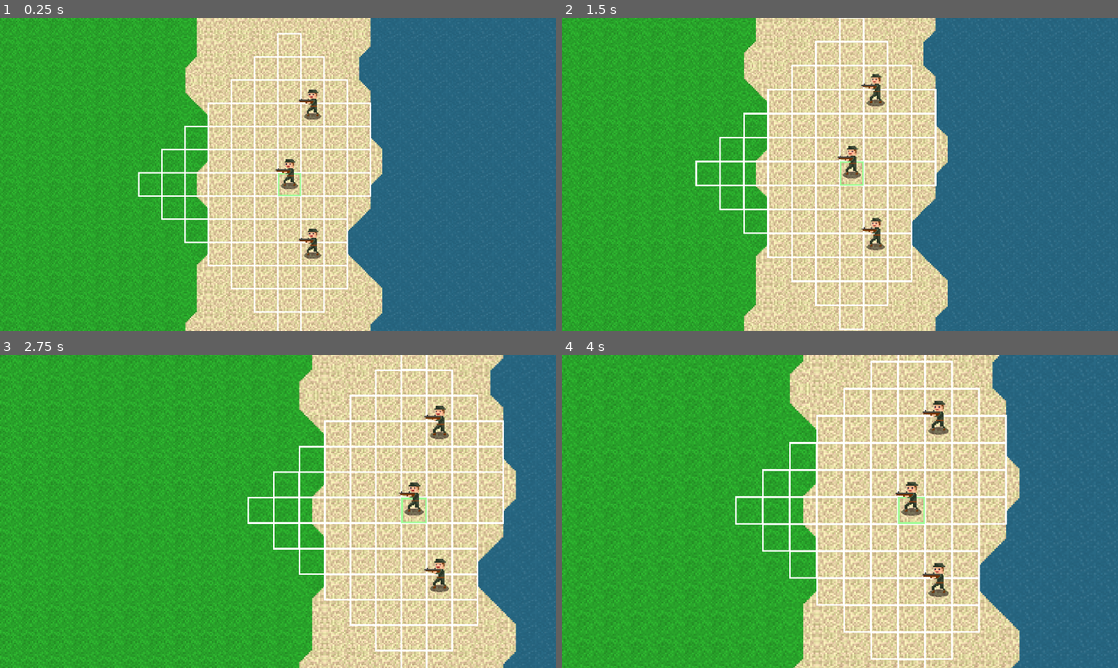
Above: before the commit, frames 1-4 (two rows, left to right).
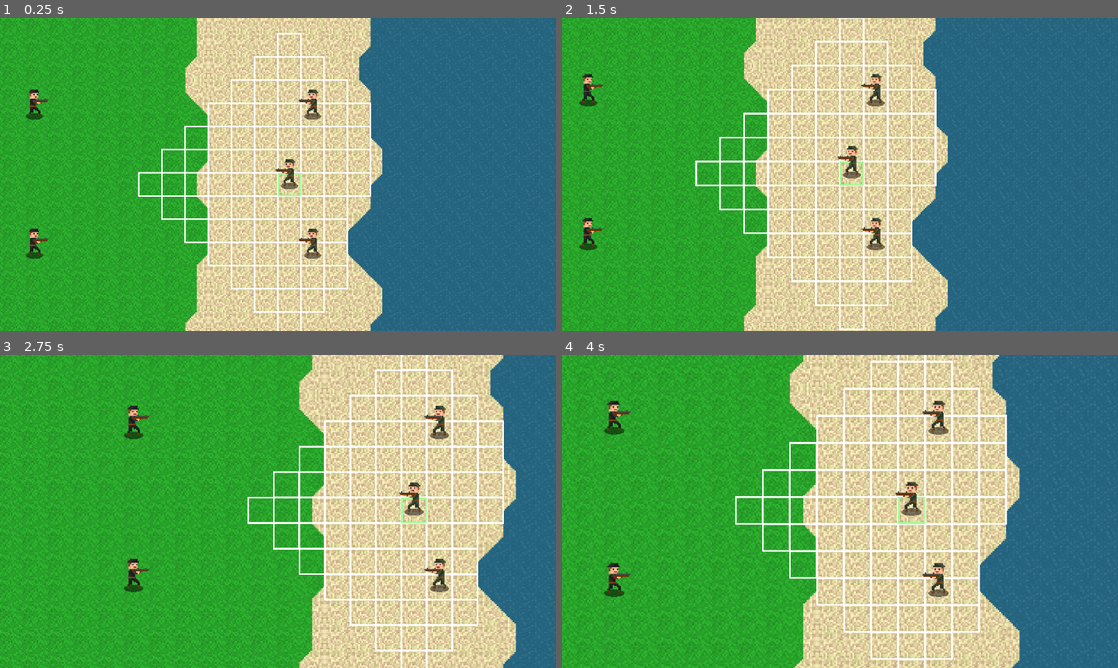
Above: after the commit, the same moments.

Repository: JLi69/thaddaysim
Game: Godot game, scene res://scenes/Main.tscn
Same seed, same stepped clock (60 frames per second), same inputs: the game is played once before the commit and once after it.
Inputs (mouse positions are in pixels of both pictures, inside the frame that each line leads up to):
- Up to frame 1 (0.25 s): no input
- Up to frame 2 (1.5 s): tap Enter at 0.5 s; move the mouse to (962, 158) at 0.52 s; hold Mouse wheel up (zoom_in) 0.53-1.28 s; move the mouse to (728, 190) at 1.27 s; tap S (camera_down) at 1.35 s
- Up to frame 3 (2.75 s): tap Mouse wheel up (zoom_in) at 1.55, 2.3 s; move the mouse to (333, 442) at 2.02 s; hold A (camera_left) from 2.03 s (still down)
- Up to frame 4 (4 s): move the mouse to (812, 574) at 2.77 s; release A (camera_left) at 2.78 s; tap Middle mouse button (camera_move) at 2.85 s; tap Mouse wheel up (zoom_in) at 3.05, 3.8 s; move the mouse to (1006, 558) at 3.52 s; hold Right (camera_right) from 3.53 s (still down)

The runs differ from the first frame. In frame 1, 0.4% of the frame differs, in the area x 4-9%, y 22-77%; in frame 2, 0.4%; in frame 3, 0.5%; in frame 4, 0.5%, in the area x 7-13%, y 14-78%.

Commit message:
added 8BitOperator font and axis soldier

Diff:
--- /dev/null
+++ b/scenes/AxisSoldier.tscn
@@ -0,0 +1,136 @@
+[gd_scene load_steps=20 format=3 uid="uid://cndr272gpptp8"]
+
+[ext_resource type="Texture2D" uid="uid://b4cnnpdivfsmu" path="res://art/axis_soldier.png" id="1_05sra"]
+[ext_resource type="Script" path="res://scripts/axis_soldier.gd" id="2_057vq"]
+[ext_resource type="Texture2D" uid="uid://dtl8xc6daks87" path="res://art/shadow.png" id="2_geepr"]
+
+[sub_resource type="AtlasTexture" id="AtlasTexture_w4hl3"]
+atlas = ExtResource("1_05sra")
+region = Rect2(0, 0, 32, 32)
+
+[sub_resource type="AtlasTexture" id="AtlasTexture_3d84g"]
+atlas = ExtResource("1_05sra")
+region = Rect2(32, 0, 32, 32)
+
+[sub_resource type="AtlasTexture" id="AtlasTexture_n12xf"]
+atlas = ExtResource("1_05sra")
+region = Rect2(64, 0, 32, 32)
+
+[sub_resource type="AtlasTexture" id="AtlasTexture_nmh52"]
+atlas = ExtResource("1_05sra")
+region = Rect2(96, 0, 32, 32)
+
+[sub_resource type="AtlasTexture" id="AtlasTexture_og5f0"]
+atlas = ExtResource("1_05sra")
+region = Rect2(128, 0, 32, 32)
+
+[sub_resource type="AtlasTexture" id="AtlasTexture_fma51"]
+atlas = ExtResource("1_05sra")
+region = Rect2(0, 32, 32, 32)
+
+[sub_resource type="AtlasTexture" id="AtlasTexture_3pw8i"]
+atlas = ExtResource("1_05sra")
+region = Rect2(32, 32, 32, 32)
+
+[sub_resource type="AtlasTexture" id="AtlasTexture_yqrw4"]
+atlas = ExtResource("1_05sra")
+region = Rect2(64, 32, 32, 32)
+
+[sub_resource type="AtlasTexture" id="AtlasTexture_16hc6"]
+atlas = ExtResource("1_05sra")
+region = Rect2(96, 32, 32, 32)
+
+[sub_resource type="AtlasTexture" id="AtlasTexture_8na4b"]
+atlas = ExtResource("1_05sra")
+region = Rect2(128, 32, 32, 32)
+
+[sub_resource type="AtlasTexture" id="AtlasTexture_yadka"]
+atlas = ExtResource("1_05sra")
+region = Rect2(160, 32, 32, 32)
+
+[sub_resource type="AtlasTexture" id="AtlasTexture_p3mx0"]
+atlas = ExtResource("1_05sra")
+region = Rect2(192, 32, 32, 32)
+
+[sub_resource type="AtlasTexture" id="AtlasTexture_rie42"]
+atlas = ExtResource("1_05sra")
+region = Rect2(224, 32, 32, 32)
+
+[sub_resource type="AtlasTexture" id="AtlasTexture_ythqr"]
+atlas = ExtResource("1_05sra")
+region = Rect2(256, 32, 32, 32)
+
+[sub_resource type="AtlasTexture" id="AtlasTexture_5oyno"]
+atlas = ExtResource("1_05sra")
+region = Rect2(288, 32, 32, 32)
+
+[sub_resource type="SpriteFrames" id="SpriteFrames_e1l1g"]
+animations = [{
+"frames": [{
+"duration": 1.0,
+"texture": SubResource("AtlasTexture_w4hl3")
+}, {
+"duration": 1.0,
+"texture": SubResource("AtlasTexture_3d84g")
+}, {
+"duration": 1.0,
+"texture": SubResource("AtlasTexture_n12xf")
+}, {
+"duration": 1.0,
+"texture": SubResource("AtlasTexture_nmh52")
+}, {
+"duration": 1.0,
+"texture": SubResource("AtlasTexture_og5f0")
+}],
+"loop": true,
+"name": &"default",
+"speed": 5.0
+}, {
+"frames": [{
+"duration": 1.0,
+"texture": SubResource("AtlasTexture_fma51")
+}, {
+"duration": 1.0,
+"texture": SubResource("AtlasTexture_3pw8i")
+}, {
+"duration": 1.0,
+"texture": SubResource("AtlasTexture_yqrw4")
+}, {
+"duration": 1.0,
+"texture": SubResource("AtlasTexture_16hc6")
+}, {
+"duration": 1.0,
+"texture": SubResource("AtlasTexture_8na4b")
+}, {
+"duration": 1.0,
+"texture": SubResource("AtlasTexture_yadka")
+}, {
+"duration": 1.0,
+"texture": SubResource("AtlasTexture_p3mx0")
+}, {
+"duration": 1.0,
+"texture": SubResource("AtlasTexture_rie42")
+}, {
+"duration": 1.0,
+"texture": SubResource("AtlasTexture_ythqr")
+}, {
+"duration": 1.0,
+"texture": SubResource("AtlasTexture_5oyno")
+}],
+"loop": true,
+"name": &"walking",
+"speed": 5.0
+}]
+
+[node name="AxisSoldier" type="AnimatedSprite2D"]
+scale = Vector2(0.8, 0.8)
+sprite_frames = SubResource("SpriteFrames_e1l1g")
+autoplay = "default"
+script = ExtResource("2_057vq")
+walking_speed = 32.0
+
+[node name="Shadow" type="Sprite2D" parent="."]
+z_index = -1
+position = Vector2(-5.68434e-14, 16.25)
+scale = Vector2(0.46875, 0.175781)
+texture = ExtResource("2_geepr")
--- a/scenes/Main.tscn
+++ b/scenes/Main.tscn
@@ -6,6 +6,7 @@
 [ext_resource type="Script" path="res://scripts/camera.gd" id="2_wtmfj"]
 [ext_resource type="PackedScene" uid="uid://o3ai05q6n00j" path="res://scenes/AlliedSoldier.tscn" id="3_l1mcd"]
 [ext_resource type="Texture2D" uid="uid://sv8vm6pk0834" path="res://art/green_outline.png" id="4_wmuwv"]
+[ext_resource type="PackedScene" uid="uid://cndr272gpptp8" path="res://scenes/AxisSoldier.tscn" id="7_jrkdo"]
 
 [node name="Main" type="Node2D"]
 script = ExtResource("1_vm824")
@@ -34,3 +35,11 @@
 
 [node name="AlliedSoldier3" parent="AlliedSoldiers" instance=ExtResource("3_l1mcd")]
 position = Vector2(160, 32)
+
+[node name="AxisSoldiers" type="Node2D" parent="."]
+
+[node name="AxisSoldier" parent="AxisSoldiers" instance=ExtResource("7_jrkdo")]
+position = Vector2(-24, 119)
+
+[node name="AxisSoldier2" parent="AxisSoldiers" instance=ExtResource("7_jrkdo")]
+position = Vector2(-22, 31)
--- /dev/null
+++ b/scripts/axis_soldier.gd
@@ -0,0 +1,105 @@
+extends AnimatedSprite2D
+
+@export var walking_speed: float = 0.0
+
+var startx: int = 0
+var starty: int = 0
+var targetx: int = 0
+var targety: int = 0
+@onready var tilesz = $/root/Main/Map/Tiles.tile_set.tile_size.x
+var size: Vector2i = Vector2i.ZERO
+
+func get_tile_pos() -> Vector2i:
+	var px = int(floor(position.x / tilesz))
+	var py = int(floor((position.y + size.y / 2.0 - size.y / 8.0) / tilesz))
+	return Vector2i(px, py)
+
+func get_world_pos() -> Vector2:
+	var tile_pos = get_tile_pos()
+	var px = tile_pos.x * tilesz + tilesz / 2.0
+	var py = tile_pos.y * tilesz + tilesz / 2.0 - size.y / 2.0 + size.y / 8.0
+	return Vector2(px, py)
+
+func can_move(px: int, py: int, dx: int, dy: int) -> bool:
+	var pos = Vector2(px, py)
+	var d = Vector2(dx, dy)
+	var obstacles: TileMapLayer = $/root/Main/Map/Obstacles
+	if obstacles.get_cell_tile_data(Vector2i(px + dx, py + dy)) != null and obstacles.get_cell_tile_data(Vector2i(px + dx, py + dy)).get_custom_data("wall"):
+		return false
+	if d.length() == 0.0:
+		return true
+	while d.length() > 0.1:
+		var dist = min(d.length(), 0.1)
+		var diff = d * dist
+		d -= diff
+		pos += diff
+		if obstacles.get_cell_tile_data(Vector2i(floor(pos.x), floor(pos.y))) == null:
+			continue
+		if obstacles.get_cell_tile_data(Vector2i(floor(pos.x), floor(pos.y))).get_custom_data("wall"):
+			return false
+	return true
+
+func get_possible_moves() -> Array[Vector2i]:
+	var possible: Array[Vector2i] = []
+	var p = get_tile_pos()
+	var tilemap: TileMapLayer = $/root/Main/Map/Tiles
+
+	for x in range(-6, 6 + 1):
+		for y in range(-6, 6 + 1):
+			if abs(x) + abs(y) > 6 or (x == 0 and y == 0):
+				continue
+			var pos = p + Vector2i(x, y)
+			if tilemap.get_cell_tile_data(pos) == null:
+				continue
+			if tilemap.get_cell_tile_data(pos).get_custom_data("unwalkable"):
+				continue
+			if not can_move(p.x, p.y, x, y):
+				continue
+			possible.append(pos)
+
+	return possible
+
+func _ready() -> void:
+	var fsize = sprite_frames.get_frame_texture("default", 0).get_size()
+	size = fsize
+	# Lock the position of the tile grid
+	position = get_world_pos()
+	targetx = get_tile_pos().x
+	targety = get_tile_pos().y
+	startx = get_tile_pos().x
+	starty = get_tile_pos().y
+
+func _process(delta: float) -> void:
+	var tilepos = get_tile_pos()
+
+	var diff = Vector2i(targetx - startx, targety - starty)
+	var target = Vector2(targetx, targety) * tilesz + Vector2(tilesz / 2.0, tilesz / 2.0 - size.y / 2.0 + size.y / 8.0)
+	var vel = Vector2.ZERO
+
+	if abs(position.x - target.x) < 3.0:
+		position.x = target.x
+	if abs(position.y - target.y) < 3.0:
+		position.y = target.y
+
+	var dist = (target - position).length()
+	if dist > 0:
+		vel.x = (target.x - position.x) / dist
+		if vel.x < 0.0:
+			flip_h = true
+		else:
+			flip_h = false
+		vel.y = (target.y - position.y) / dist
+
+	# move
+	var d = clamp(delta * walking_speed, 0.0, 1.0)
+	position += vel * d
+
+	if abs(position.x - target.x) < 4.0 and abs(position.y - target.y) < 4.0:
+		tilepos = get_tile_pos()
+		targetx = tilepos.x
+		targety = tilepos.y
+		startx = tilepos.x
+		starty = tilepos.y
+		if animation != "default":
+			animation = "default"
+		position = get_world_pos()
--- a/scripts/camera.gd
+++ b/scripts/camera.gd
@@ -23,6 +23,28 @@
 	position.y += (zoom_target.y - position.y) * delta
 
 	if (position - zoom_target).length() < 16.0 and abs(zoom.x - default_zoom) < 0.1:
+		zooming_in = false
+
+	# clamp camera position
+	var map_rect: Rect2i = $/root/Main/Map/Tiles.get_used_rect()
+	var tile_sz = $/root/Main/Map/Tiles.tile_set.tile_size.x
+	var map_rect_pos: Vector2i = map_rect.position * tile_sz
+	var map_rect_sz: Vector2i = map_rect.size * tile_sz
+	var viewport = (get_viewport_rect().size / zoom) / 2.0
+	var px = position.x
+	var py = position.y
+	position.x = clamp(
+		position.x,
+		map_rect_pos.x + viewport.x,
+		map_rect_pos.x + map_rect_sz.x + margin_x - viewport.x
+	)
+	position.y = clamp(
+		position.y,
+		map_rect_pos.y + viewport.y,
+		map_rect_pos.y + map_rect_sz.y - viewport.y
+	)
+
+	if position.x != px or position.y != py:
 		zooming_in = false
 
 func _process(delta: float) -> void:
--- a/scripts/main.gd
+++ b/scripts/main.gd
@@ -5,6 +5,9 @@
 @onready var tilesz: int = $Map/Tiles.tile_set.tile_size.x;
 var soldiers = []
 var current_soldier: String = ""
+var node_paths = [ "AlliedSoldiers/", "AxisSoldiers/" ]
+# 0 = allies, 1 = axis
+var current_turn: int = 0
 
 func convert_tile_to_world(p: Vector2i) -> Vector2:
 	return Vector2(p.x, p.y) * tilesz + Vector2(tilesz / 2, tilesz / 2)
@@ -19,7 +22,7 @@
 
 func _ready() -> void:
 	# Allied soldiers go first
-	add_soldiers_to_queue($AlliedSoldiers, "AlliedSoldiers/")
+	add_soldiers_to_queue(get_node(node_paths[current_turn]), node_paths[current_turn])
 
 func generate_outlines():
 	if len(soldiers) == 0:
@@ -45,7 +48,9 @@
 	generate_outlines()
 
 	if len(soldiers) == 0:
-		add_soldiers_to_queue($AlliedSoldiers, "AlliedSoldiers/")
+		current_turn += 1
+		current_turn %= len(node_paths)
+		add_soldiers_to_queue(get_node(node_paths[current_turn]), node_paths[current_turn])
 
 	if len(soldiers) == 0:
 		$GreenOutline.hide()
Binary file added: fonts/8BitOperator/8bitOperatorPlus-Bold.ttf
Not shown, added: fonts/8BitOperator/8bitOperatorPlus-Bold.ttf.import
Binary file added: fonts/8BitOperator/8bitOperatorPlus-Regular.ttf
Not shown, added: fonts/8BitOperator/8bitOperatorPlus-Regular.ttf.import
Binary file added: fonts/8BitOperator/8bitOperatorPlus8-Bold.ttf
Not shown, added: fonts/8BitOperator/8bitOperatorPlus8-Bold.ttf.import
Binary file added: fonts/8BitOperator/8bitOperatorPlus8-Regular.ttf
Not shown, added: fonts/8BitOperator/8bitOperatorPlus8-Regular.ttf.import
Binary file added: fonts/8BitOperator/8bitOperatorPlusSC-Bold.ttf
Not shown, added: fonts/8BitOperator/8bitOperatorPlusSC-Bold.ttf.import
Binary file added: fonts/8BitOperator/8bitOperatorPlusSC-Regular.ttf
Not shown, added: fonts/8BitOperator/8bitOperatorPlusSC-Regular.ttf.import
(and 2 more such lines)
